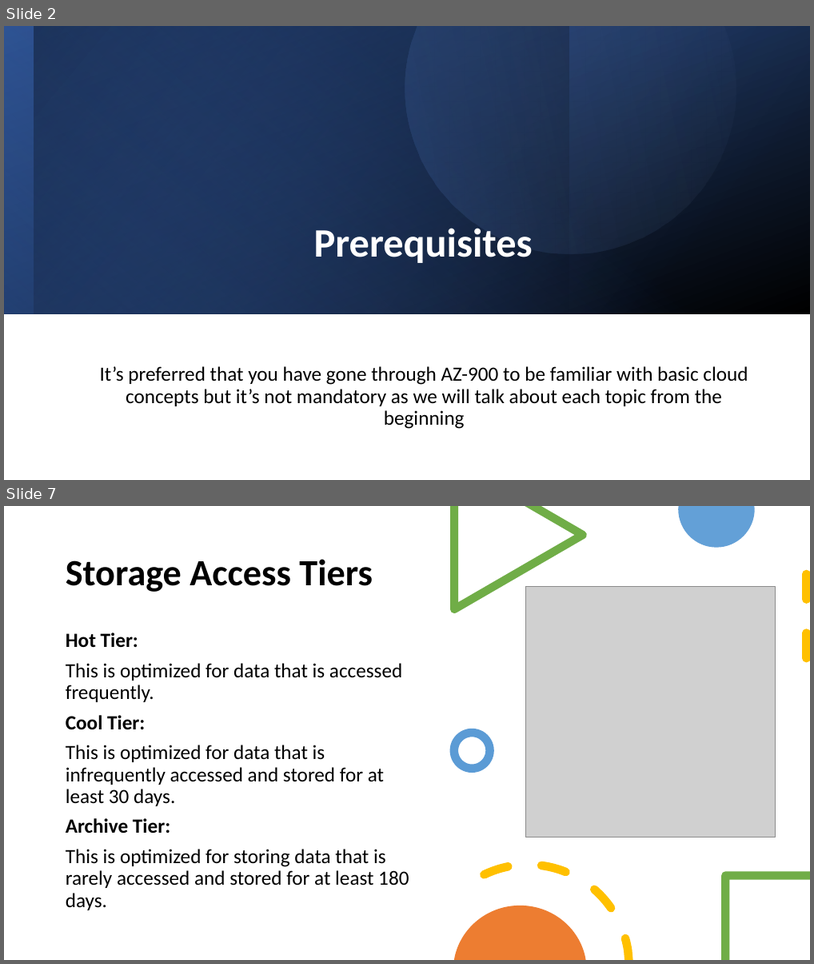
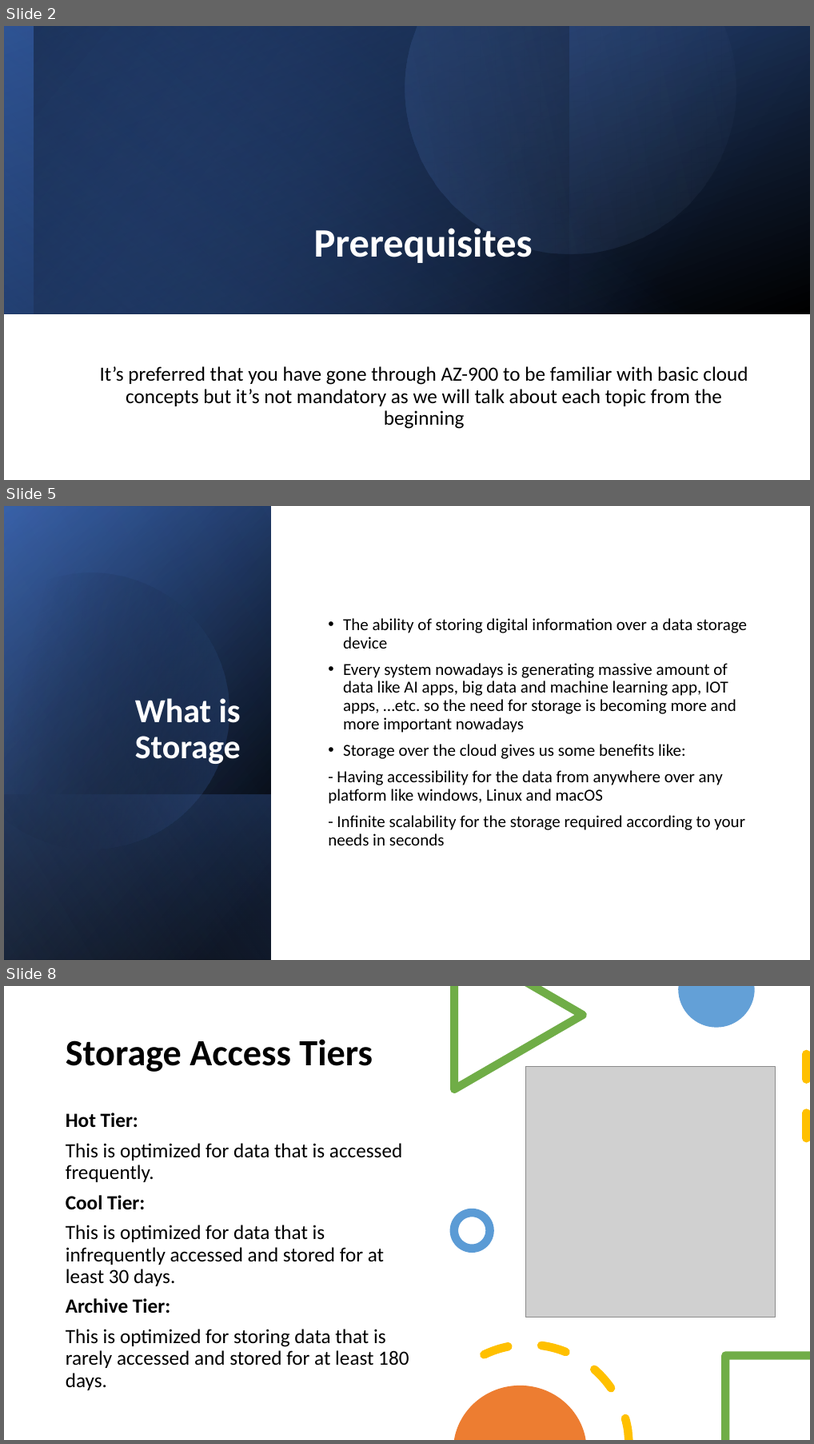
Before and after one commit to ahmedwahid/Azure-study-study, a slide deck: AZ-104 Azure storage - Ahmed Wahid.pptx. Shown one above the other, each under a label of ours: slides 2 and 7 before the commit, slides 2, 5 and 8 after it; the slides between them are not shown. The pictures are 814x964 and 814x1444 pixels, drawn with LibreOffice and Linux fonts; fonts in the diff are those of the drawing; grey boxes stand for pictures. Boxes give left, top, right and bottom in pixels: in the first picture for what was removed or moved away, otherwise in the second. Text is boxed around its words. In the diff, an @@ line names an element or a change of style, - is before the commit and + after.

```diff
--- a/AZ-104 Azure storage - Ahmed Wahid.pptx
+++ b/AZ-104 Azure storage - Ahmed Wahid.pptx
@@ slide 5 added at <box>4,506,810,960</box>, background #FFFFFF @@
@@ rectangle added at <box>4,506,810,960</box>, fill #FFFFFF @@
@@ rectangle added at <box>4,506,271,960</box>, fill gradient #000000 to #2F5597 @@
@@ rectangle added at <box>4,507,271,960</box>, fill gradient #000000 to #4472C4 @@
@@ rectangle added at <box>4,506,271,959</box>, fill gradient #000000 to #8FAADC @@
@@ freeform shape added at <box>4,540,262,877</box>, fill gradient #000000 to #4472C4 @@
@@ text added at <box>328,618,747,845</box>, 20 pt, text #000000 @@
+• The ability of storing digital information over a data storage device
+• Every system nowadays is generating massive amount of data like AI apps, big data and machine learning app, IOT apps, …etc. so the need for storage is becoming more and more important nowadays
+• Storage over the cloud gives us some benefits like:
+- Having accessibility for the data from anywhere over any platform like windows, Linux and macOS
+- Infinite scalability for the storage required according to your needs in seconds
@@ title added at <box>135,698,241,764</box>, 40 pt, text #FFFFFF, bold @@
+What is Storage
@@ rectangle added at <box>4,794,271,960</box>, fill gradient #4472C4 to #000000 @@
@@ what was slide 7 is now slide 8 @@
```
Also in this commit, not shown: 8 slides changed.
